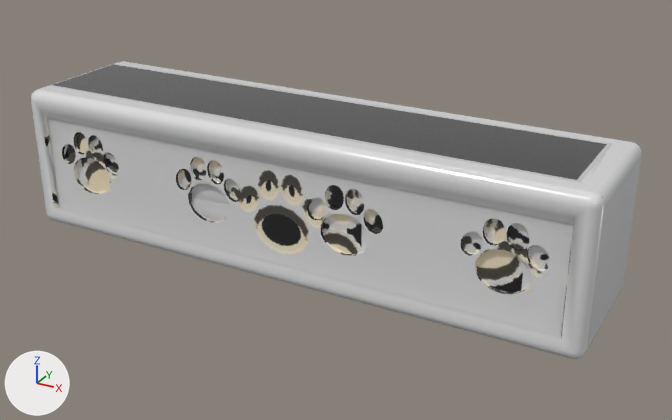
Two versions of the glTF model yapi/model/royal/kup4.glb, one commit apart.
Camera for both pictures: a 50 mm lens placed at (2.91, -4.95, 2.34), pointed at (0.18, 0.02, -0.15). Lighting does not change. The marker at lower left points along +X, +Y and +Z. The first picture is the older version. Vertices at exactly the same position are counted once.

Objects in the first picture: 'blok'.
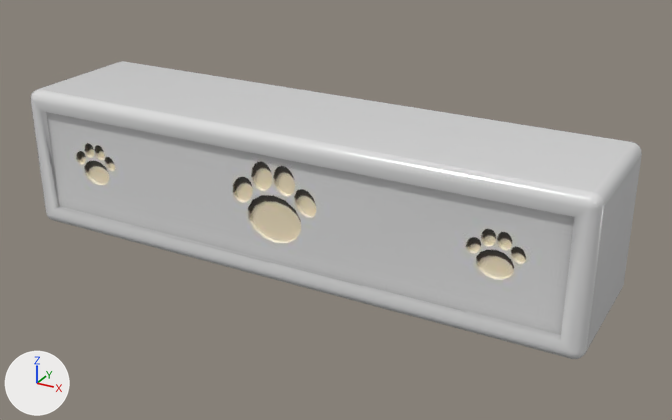
The edits, one by one:
me_blok is used by ob_blok; location (0.0, 0.0, 0.0).
me_blok had 2054 vertices, 4104 faces and spanned x -2.0..2.0, y -0.5..0.5, z -0.5..0.5.
me_blok now has 1580 vertices, 3156 faces and spans x -2.0..2.0, y -0.5..0.5, z -0.5..0.5.
me_blok part 1: 22 vertices moved within x -1.53..1.53, y -0.47..-0.44, z 0.01..0.12; 903 vertices removed from x -1.76..1.76, y -0.47..-0.44, z -0.19..0.25; 667 vertices added at x -1.62..1.62, y -0.47..-0.44, z -0.23..0.31.
me_blok part 2: 291 kept faces spanning x -2.0..2.0, y -0.5..0.5, z -0.5..0.5 get new texture (UV) coordinates.
Other edits to the shape of me_blok do not show in these pictures.

Location of each change, (x1, y1, x2, y2) in pixels of the pictures (672 x 420 px; the box of a moved part takes in the faces that stretch with it):
part 1 of me_blok, moved or reshaped: (46, 112, 574, 335) in both
part 2 of me_blok, surface changed: (38, 62, 613, 336) in both
